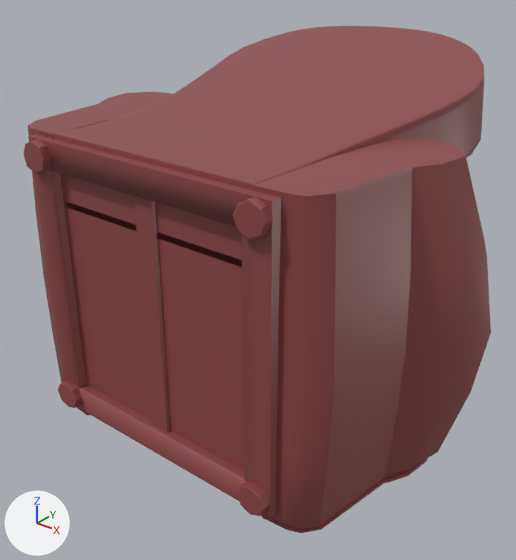
An edit to the FBX model Assets/Resources/Models/PRIM/FURNITURE/fauteuil.fbx, drawn before and after from the same camera.
Both versions are drawn from a 50 mm lens placed at (1.164, -0.999, 0.794), pointed at (-0.033, 0.497, -0.133). Arrows for +X, +Y and +Z are at lower left; the lights stay in place. Mesh edges are drawn as thin lines on the coarser meshes.

The older version as bpy lines, for what is in view:
```python
me_mesh_187 = bpy.data.meshes.new('Mesh.187')
me_mesh_187.from_pydata(...)  # 3214 vertices, 3183 faces; spans x -0.658..0.658, y 0.0..1.208, z -0.523..0.523
me_mesh_187.materials.append(mat_cuir_003)  # brown #8f484a
ob_fauteuil = bpy.data.objects.new('fauteuil', me_mesh_187)
ob_fauteuil.location = (0.0, 0.0, 0.0)
```
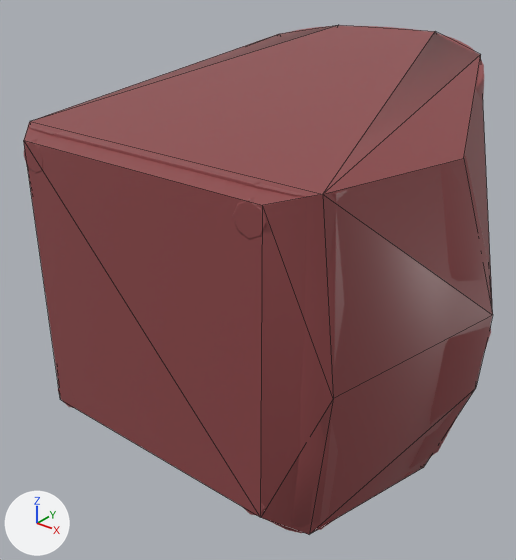
What differs and where, as boxes (x1, y1, x2, y2) in the pictures (516 x 560 px):
```json
{"object": "c_fauteuil", "change": "added", "after": [24, 25, 493, 534], "on screen": "brown"}
{"object": "fauteuil", "change": "unchanged, covered by the edit", "before": [24, 26, 491, 533], "after": [24, 26, 491, 533]}
```

Scene script edits in JSON lines:
```json
{"op": "add", "block": "me_fauteuil_001", "code": ["me_fauteuil_001 = bpy.data.meshes.new('fauteuil.001')", "me_fauteuil_001.from_pydata(...)  # 29 vertices, 49 faces; spans x -0.66..0.657, y 0.0..1.21, z -0.521..0.521", "me_fauteuil_001.materials.append(mat_cuir_003)  # brown #8f484a"]}
{"op": "add", "block": "ob_c_fauteuil", "code": ["ob_c_fauteuil = bpy.data.objects.new('c_fauteuil', me_fauteuil_001)", "ob_c_fauteuil.location = (0.0, 0.0, 0.0)"]}
```
